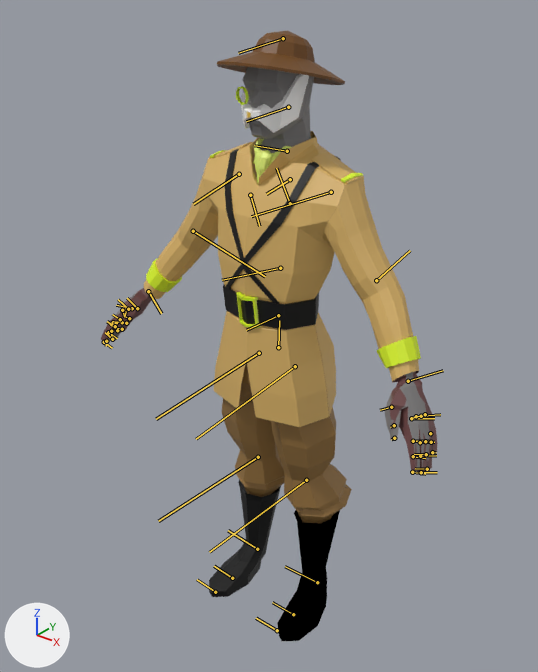
The FBX model unity/Basic/Assets/Character_Models/Meshes/Colonel.fbx, before and after one commit.
Rendered twice from a 50 mm camera at (1.39, -1.81, 2.23) aimed at (0.01, -0.08, 1.16). Arrows for +X, +Y and +Z are at lower left; the lights stay in place. The bones that bend it are drawn over the model as lines.

Names of what the first picture shows: 'Body', 'Boot', 'Boot1', 'Hair1', 'Hat', 'Jacket3', 'Trousers1'.
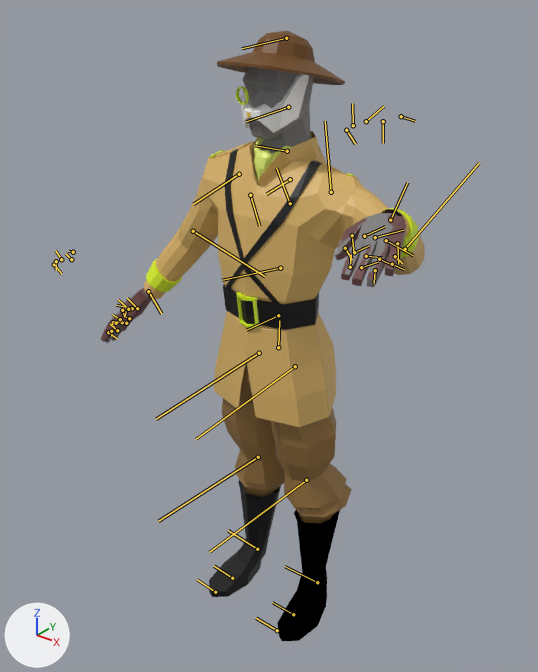
The newer file adds an action. The first version stands in its rest pose; the second is drawn at frame 21 of the action 'Take 001'.

Pixel boxes [x1, y1, x2, y2] of what changed, in the pictures (538 x 672 px):
'Jacket3', posed: before [144, 131, 421, 427]; after [144, 131, 425, 427]
'Body', posed (9% narrower, 31% shorter): before [101, 58, 438, 474]; after [101, 58, 406, 343]
bone 'HeadTop_J', root to tip: before (283, 38) to (238, 53); after (286, 38) to (242, 48)
bone 'L_Shoulder_J', root to tip: before (331, 192) to (251, 216); after (331, 192) to (325, 121)
bone 'L_Elbow_J', root to tip: before (376, 280) to (410, 250); after (405, 249) to (479, 163)
bone 'L_Wrist_J', root to tip: before (408, 381) to (443, 370); after (390, 220) to (407, 182)

The edits, one by one:
Bone 'HeadTop_J' (bone_headtop_j) moves from (0.0, 0.0, 0.0) to (-0.1, -1.6, 0.0).
Bone 'HeadTop_J' (bone_headtop_j) turns from (0, 0, 0) to (0, 0, -3) degrees about its own x, y and z.
Bone 'L_Shoulder_J' (bone_l_shoulder_j) turns from (0, 0, 0) to (-68, 27, -6) degrees about its own x, y and z.
Bone 'L_Elbow_J' (bone_l_elbow_j) turns from (0, 0, 0) to (0, -72, 0) degrees about its own x, y and z.
Bone 'L_Wrist_J' (bone_l_wrist_j) turns from (0, 0, 0) to (23, 53, -44) degrees about its own x, y and z.
